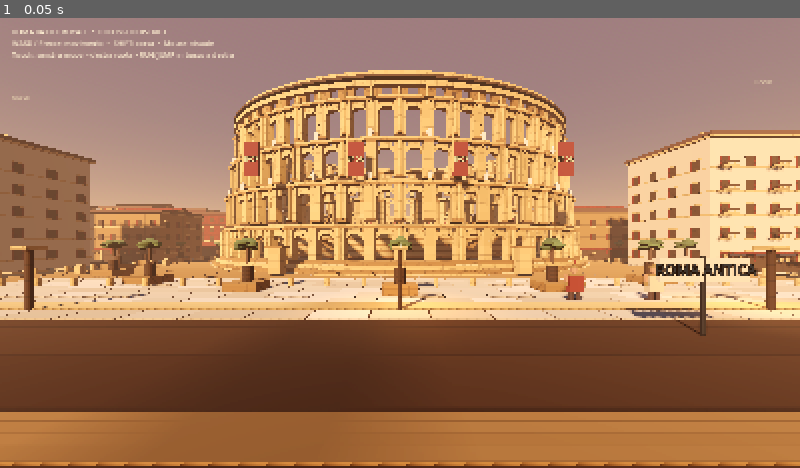
Above: before the commit, frame 1.
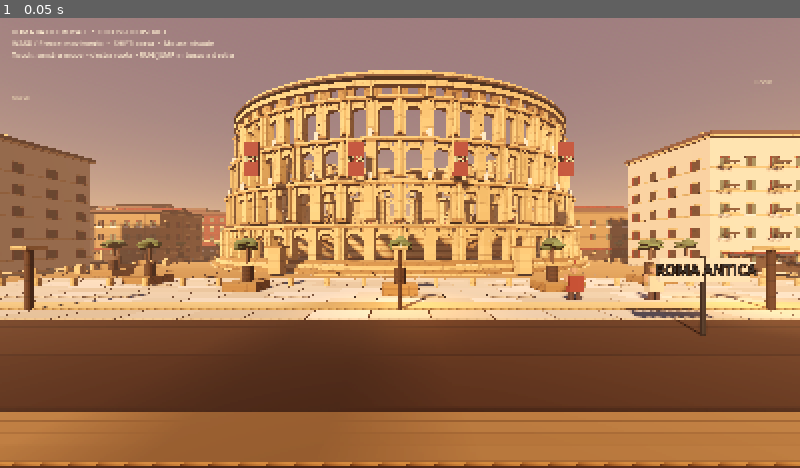
Above: after the commit, the same moment.

Repository: romabattleroyale/Roma-BRT
Game: Godot game, scene res://main.tscn
Two runs of this game, one before a commit and one after it. Both use one fixed random seed, a clock stepped at 60 frames per second and the inputs below.
Inputs:
- Up to frame 1 (0.05 s): no input

The runs differ from the first frame. In frame 1, 0.4% of the frame differs, in the area x 11-100%, y 20-55%.

Commit message:
Refine Roman neighborhood window shutters and iron balcony details

Diff:
--- a/quality_lab/main.gd
+++ b/quality_lab/main.gd
@@ -508,6 +508,9 @@
 	var faded_cream := _mat(Color("#e0c79b"), 0.9)
 	var dark_wood := _mat(Color("#59382b"), 0.95)
 	var greenery := _mat(Color("#5d7042"), 0.96)
+	var pale_limewash := _mat(Color("#e8d8b8"), 0.94)
+	var balcony_iron := _mat(Color("#39312b"), 0.7, 0.18)
+	var shutter_green := _mat(Color("#566044"), 0.9)
 	# Local Roman street grid between insulae, with raised travertine sidewalks.
 	for street_z in [-69.5, -44.5, 55.5]:
 		_box(self, Vector3(240, 0.14, 6.2), Vector3(0, -0.035, street_z), asphalt)
@@ -572,6 +575,9 @@
 						var wx: float = -w * 0.5 + 1.5 + win * (w - 3.0) / max(1, int(w / 2.7) - 1)
 						_box(building, Vector3(0.82, 1.25, 0.12), Vector3(wx, yy + 0.6, side * (d * 0.5 + 0.08)), shadow_stone)
 						_box(building, Vector3(1.04, 0.12, 0.18), Vector3(wx, yy + 1.28, side * (d * 0.5 + 0.12)), trim)
+						_box(building, Vector3(0.30, 1.12, 0.075), Vector3(wx - 0.40, yy + 0.58, side * (d * 0.5 + 0.18)), shutter_green)
+						_box(building, Vector3(0.30, 1.12, 0.075), Vector3(wx + 0.40, yy + 0.58, side * (d * 0.5 + 0.18)), shutter_green)
+						_box(building, Vector3(1.18, 0.10, 0.24), Vector3(wx, yy - 0.12, side * (d * 0.5 + 0.16)), pale_limewash)
 				# Side elevations also receive aligned openings and terracotta shutters.
 				for side_x in [-1.0, 1.0]:
 					for win_z in range(max(2, int(d / 2.8))):
@@ -591,7 +597,8 @@
 							_box(building, Vector3(1.7, 0.10, 0.78), Vector3(wx, yy + 0.04, d * 0.5 + 0.48), trim)
 							_box(building, Vector3(1.7, 0.09, 0.08), Vector3(wx, yy + 0.52, d * 0.5 + 0.86), shadow_stone)
 							for rail_x in [-0.68, -0.34, 0.0, 0.34, 0.68]:
-								_box(building, Vector3(0.055, 0.42, 0.055), Vector3(wx + rail_x, yy + 0.30, d * 0.5 + 0.86), trim)
+								_box(building, Vector3(0.055, 0.42, 0.055), Vector3(wx + rail_x, yy + 0.30, d * 0.5 + 0.86), balcony_iron)
+							_box(building, Vector3(1.50, 0.055, 0.055), Vector3(wx, yy + 0.49, d * 0.5 + 0.86), balcony_iron)
 			# ground-level shopfronts, awnings and balconies
 			_box(building, Vector3(w * 0.72, 2.1, 0.16), Vector3(0, 1.2, d * 0.5 + 0.1), shadow_stone)
 			_box(building, Vector3(w * 0.8, 0.24, 1.1), Vector3(0, 2.45, d * 0.5 + 0.55), terracotta)
